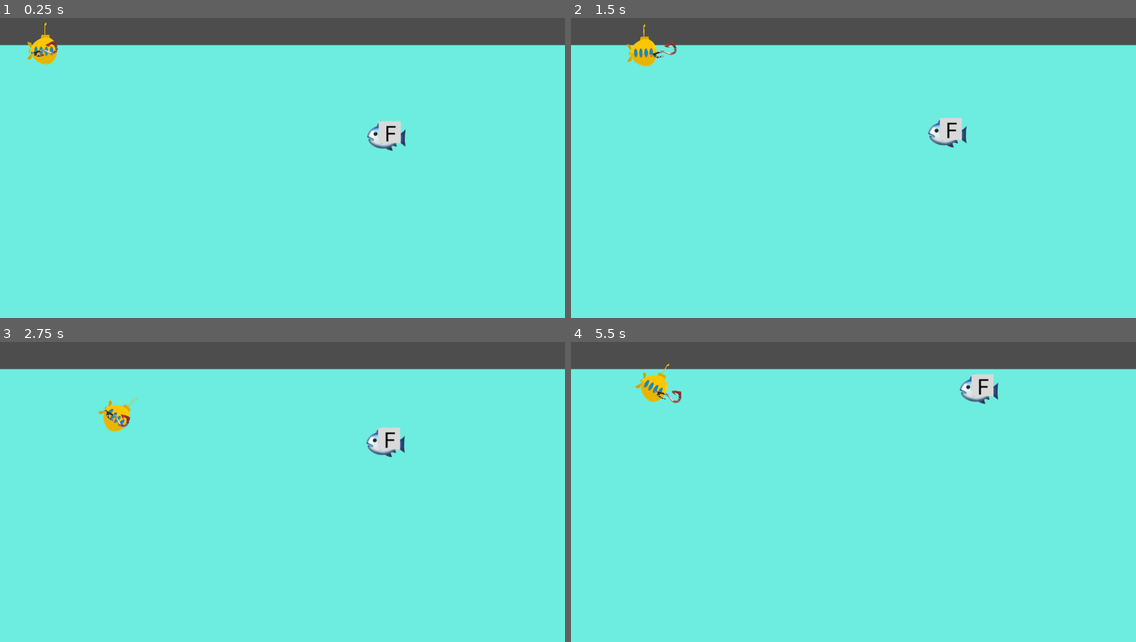
Above: before the commit, frames 1-4 (two rows, left to right).
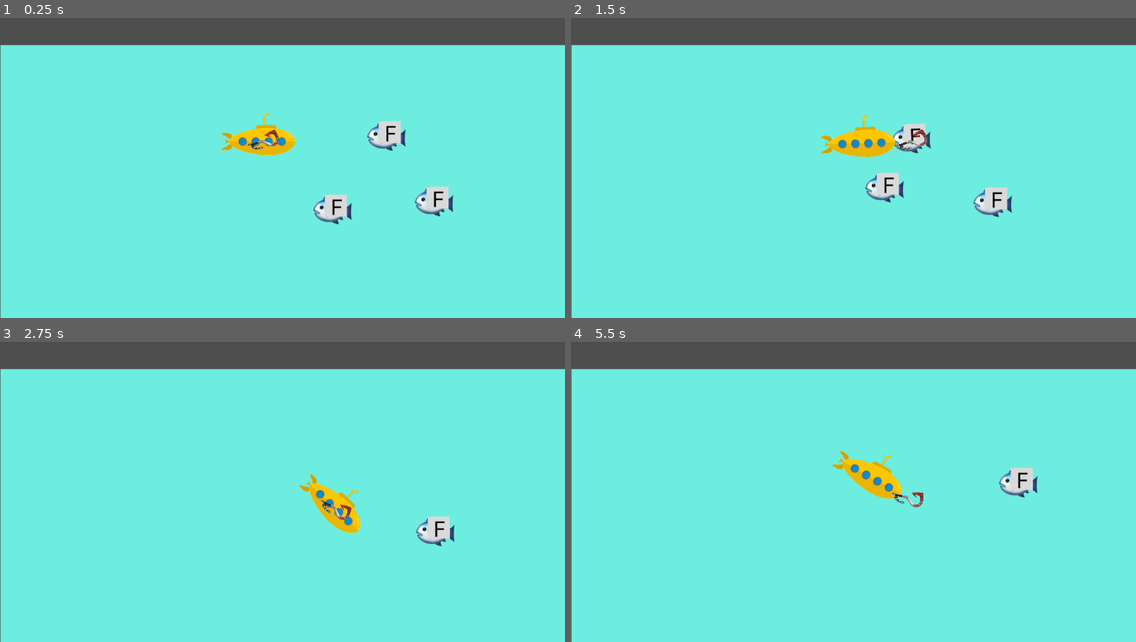
Above: after the commit, the same moments.

Repository: fruttz/GMTK-2026
Game: Godot game, scene res://Scenes/dive_screen.tscn
Same seed, same stepped clock (60 frames per second), same inputs: the game is played once before the commit and once after it.
Inputs:
- Up to frame 1 (0.25 s): no input
- Up to frame 2 (1.5 s): tap Enter at 0.5 s; hold D (move_right) 0.53-1.28 s; hold Space (launch_harpoon) 0.53-1.28 s; hold S (move_down) from 1.28 s (still down); tap Left (rotate_minus) at 1.35 s
- Up to frame 3 (2.75 s): release S (move_down) at 2.03 s; hold D (move_right) from 2.03 s (still down); hold Right (rotate_plus) from 2.03 s (still down)
- Up to frame 4 (5.5 s): release D (move_right) at 2.78 s; release Right (rotate_plus) at 2.78 s; hold W (move_up) 2.78-3.53 s; tap Space (launch_harpoon) at 2.85 s; hold Left (rotate_minus) 3.53-4.28 s; hold A (move_left) 3.53-5.03 s; tap Right (rotate_plus) at 4.35 s; hold S (move_down) from 5.03 s (still down); hold Space (launch_harpoon) from 5.03 s (still down)

The runs differ from the first frame. In frame 1, 2.5% of the frame differs, in the area x 0-81%, y 1-100%; in frame 2, 3.5%, in the area x 0-79%, y 2-100%; in frame 3, 2.5%; in frame 4, 2.6%.

Commit message:
Fish Catching Mechanics
Ikan bisa ditangkep pake harpoon,
bisa disetor sebagai data di array

Diff:
--- a/dictionautica/Scenes/dive_screen.gd
+++ b/dictionautica/Scenes/dive_screen.gd
@@ -3,6 +3,9 @@
 #maxdepth bakal 0, -720, -1440
 var maxdepth = -1440
 var mindepth = 100
+
+var letter_array : Array[String] = []
+var type_array : Array[int] = []
 
 func _physics_process(delta: float) -> void:
 	#Horizontal Capping
@@ -23,3 +26,11 @@
 		$Submarine.position.y = $TopLeft.position.y
 		if $Sea.position.y > mindepth:
 			$Sea.position.y = mindepth
+
+func store(fish):
+	#function untuk nyetor data ikan
+	letter_array.append(fish.letter)
+	type_array.append(fish.type)
+	fish.queue_free()
+	print(letter_array)
+	print(type_array)
--- a/dictionautica/Scenes/dive_screen.tscn
+++ b/dictionautica/Scenes/dive_screen.tscn
@@ -9,7 +9,8 @@
 script = ExtResource("1_lkrc6")
 
 [node name="Sea" type="Sprite2D" parent="."]
-position = Vector2(0, 100)
+z_index = -2
+position = Vector2(1, 100)
 texture = ExtResource("1_hq367")
 centered = false
 
@@ -18,11 +19,17 @@
 [node name="SeaBottomRight" type="Node2D" parent="Sea"]
 position = Vector2(1280, 2160)
 
-[node name="Submarine" parent="." instance=ExtResource("1_5f54t")]
-position = Vector2(69, 107)
-
 [node name="Letterfish" parent="." instance=ExtResource("2_tryh3")]
 position = Vector2(877, 307)
+
+[node name="Letterfish2" parent="." instance=ExtResource("2_tryh3")]
+position = Vector2(755, 474)
+
+[node name="Letterfish3" parent="." instance=ExtResource("2_tryh3")]
+position = Vector2(985, 456)
+
+[node name="Submarine" parent="." instance=ExtResource("1_5f54t")]
+position = Vector2(596, 313)
 
 [node name="TopLeft" type="Node2D" parent="."]
 position = Vector2(100, 100)
--- a/dictionautica/Scenes/letterfish.tscn
+++ b/dictionautica/Scenes/letterfish.tscn
@@ -1,8 +1,18 @@
-[gd_scene load_steps=3 format=3 uid="uid://dxw1rpbx0si2r"]
+[gd_scene load_steps=4 format=3 uid="uid://dxw1rpbx0si2r"]
 
 [ext_resource type="Texture2D" uid="uid://bwuj3g32xkafk" path="res://Sprites/Placeholder_Letterfish.png" id="1_a5772"]
 [ext_resource type="Script" uid="uid://dvremc0nn1417" path="res://Scripts/letterfish.gd" id="2_c5uqf"]
 
+[sub_resource type="CircleShape2D" id="CircleShape2D_c5uqf"]
+radius = 47.2652
+
 [node name="Letterfish" type="Sprite2D"]
+z_index = -1
 texture = ExtResource("1_a5772")
 script = ExtResource("2_c5uqf")
+
+[node name="Hitbox" type="RigidBody2D" parent="."]
+freeze = true
+
+[node name="HitboxShape" type="CollisionShape2D" parent="Hitbox"]
+shape = SubResource("CircleShape2D_c5uqf")
--- a/dictionautica/Scenes/submarine.tscn
+++ b/dictionautica/Scenes/submarine.tscn
@@ -1,15 +1,34 @@
-[gd_scene load_steps=4 format=3 uid="uid://wjvnqaoktxl8"]
+[gd_scene load_steps=6 format=3 uid="uid://wjvnqaoktxl8"]
 
 [ext_resource type="Texture2D" uid="uid://ch6x6k4hrkcv6" path="res://Sprites/Placeholder_Submarine.png" id="1_hyx2r"]
 [ext_resource type="Script" uid="uid://b5w8icjecpl1b" path="res://Scripts/submarine.gd" id="2_74qfh"]
 [ext_resource type="Texture2D" uid="uid://du0xmpu5qul3g" path="res://Sprites/Placeholder_Harpoon.png" id="3_tq48s"]
 
+[sub_resource type="CircleShape2D" id="CircleShape2D_tq48s"]
+radius = 382.549
+
+[sub_resource type="CircleShape2D" id="CircleShape2D_ue3ij"]
+radius = 17.5
+
 [node name="Submarine" type="Sprite2D"]
-scale = Vector2(0.4, 1)
 texture = ExtResource("1_hyx2r")
 offset = Vector2(-10, -10)
 script = ExtResource("2_74qfh")
 
 [node name="Harpoon" type="Sprite2D" parent="."]
-scale = Vector2(0.106667, 0.0396667)
+scale = Vector2(0.05, 0.05)
 texture = ExtResource("3_tq48s")
+
+[node name="HarpoonArea" type="Area2D" parent="Harpoon"]
+
+[node name="CollisionShape2D" type="CollisionShape2D" parent="Harpoon/HarpoonArea"]
+position = Vector2(374.999, 0)
+shape = SubResource("CircleShape2D_tq48s")
+
+[node name="DoorArea" type="Area2D" parent="."]
+
+[node name="CollisionShape2D" type="CollisionShape2D" parent="DoorArea"]
+shape = SubResource("CircleShape2D_ue3ij")
+
+[connection signal="body_shape_entered" from="Harpoon/HarpoonArea" to="." method="_on_harpoon_body_entered"]
+[connection signal="body_shape_entered" from="DoorArea" to="." method="_on_door_body_entered"]
--- a/dictionautica/Scripts/letterfish.gd
+++ b/dictionautica/Scripts/letterfish.gd
@@ -4,6 +4,15 @@
 var cooldown : float = rng.randf_range(1.0, 2.0)
 var charge : float = 0
 var v0 : float = 150
+var alive : bool = true
+
+var letter : String = "F"
+
+enum types {BASIC}
+var type : int = types.BASIC
+
+func ready():
+	pass
 
 func _physics_process(delta: float) -> void:
 	charge += delta
@@ -15,3 +24,8 @@
 	velocity.x -= 1
 	position += delta*velocity
 	velocity = velocity/(exp(delta))
+
+func catch(catcher_node):
+	set_physics_process(false)
+	self.call_deferred("reparent", catcher_node)
+	self.set_deferred("position", Vector2(0,0))
--- a/dictionautica/Scripts/submarine.gd
+++ b/dictionautica/Scripts/submarine.gd
@@ -49,6 +49,14 @@
 	#print("storing fish")
 	pass
 
+func _on_harpoon_body_entered(body_rid: RID, body: Node2D, body_shape_index: int, local_shape_index: int) -> void:
+	body.get_parent().catch($Harpoon)
+	#reparent ke Harpoon
+
+func _on_door_body_entered(body_rid: RID, body: Node2D, body_shape_index: int, local_shape_index: int) -> void:
+	get_parent().store(body.get_parent())
+
+
 #func _input(event: InputEvent) -> void:
 	##Character Event Inputs
 	#if event.is_action_pressed("launch_harpoon"):
@@ -76,3 +84,4 @@
 		#if event.pressed and event.keycode == KEY_LEFT:
 			#omega -= 0.5
 	#
+pass # Replace with function body.
